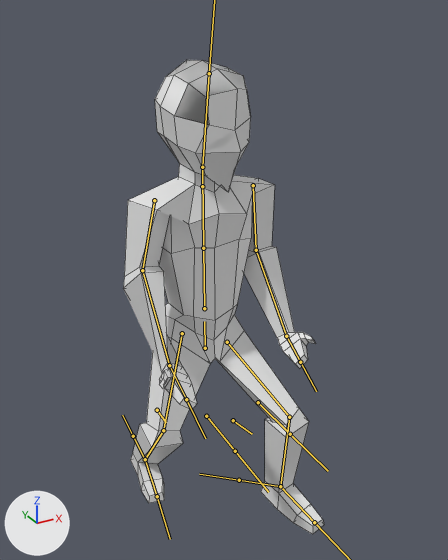
The FBX model Games Fleadh Maze Game/Assets/Character/character idle.fbx: old version first, new version second.
Before and after are seen from a 50 mm camera at (-7.5, -17.02, 14.37) aimed at (0.11, -3.18, 7.45). Every picture has the same lights, and +X, +Y and +Z are marked at lower left. Both versions are drawn at frame 2 of the action 'Armature|Library'; the numbers are the values there. The bones that bend it are drawn over the model as lines. Mesh edges are drawn as thin lines.
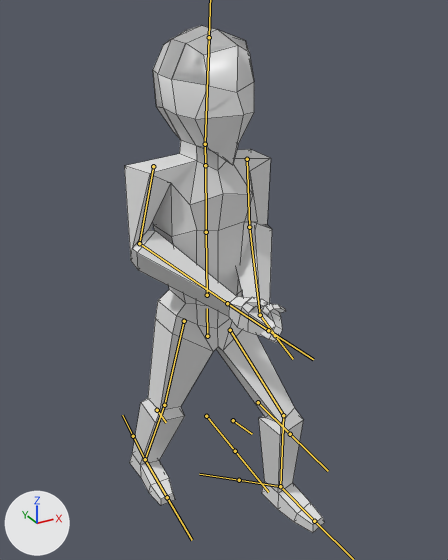
Pixel boxes [x1, y1, x2, y2] of what changed, in the pictures (448 x 560 px):
'Cube', posed (7% taller): before [123, 60, 324, 534]; after [124, 26, 325, 532]
bone 'hip', root to tip: before (205, 348) to (204, 321); after (207, 336) to (207, 308)
bone 'chest', root to tip: before (203, 248) to (202, 175); after (206, 232) to (205, 153)
bone 'head', root to tip: before (202, 167) to (209, 73); after (205, 144) to (209, 37)
bone 'L upper arm', root to tip: before (253, 185) to (256, 250); after (247, 159) to (249, 227)
bone 'L lower arm', root to tip: before (256, 250) to (286, 336); after (249, 227) to (260, 315)
bone 'L hand', root to tip: before (286, 336) to (300, 362); after (260, 315) to (275, 335)
bone 'R upper arm.001', root to tip: before (154, 200) to (142, 270); after (153, 166) to (139, 243)
bone 'R lower arm.001', root to tip: before (142, 270) to (169, 365); after (139, 243) to (227, 303)
bone 'R hand.001', root to tip: before (169, 365) to (186, 399); after (227, 303) to (268, 330)
bone 'L upper leg', root to tip: before (227, 342) to (289, 417); after (230, 330) to (283, 415)
bone 'L lower leg', root to tip: before (289, 417) to (280, 486); after (283, 415) to (280, 486)
bone 'R upper leg.001', root to tip: before (182, 333) to (163, 430); after (184, 321) to (164, 405)
bone 'R lower leg.001', root to tip: before (163, 430) to (145, 459); after (164, 405) to (145, 459)
bone 'R foot.001', root to tip: before (145, 459) to (157, 496); after (145, 459) to (167, 497)

What the commit changed:
Bone 'hip' (bone_hip) moves from (-0.07, -1.69, 2.31) to (-0.16, -1.08, 2.66).
Bone 'chest' (bone_chest) is rescaled from (1.0, 1.0, 1.0) to (1.03, 1.03, 1.03).
Bone 'head' (bone_head) turns from (13, 6, 3) to (6, 5, 1) degrees about its own x, y and z.
Bone 'L upper arm' (bone_l_upper_arm) moves from (0.01, -0.05, 0.0) to (0.09, -0.46, 0.23).
Bone 'L upper arm' (bone_l_upper_arm) turns from (-87, -1, 1) to (-85, 5, 5) degrees about its own x, y and z.
Bone 'L lower arm' (bone_l_lower_arm) turns from (3, -24, -32) to (-29, -34, -38) degrees about its own x, y and z.
Bone 'L hand' (bone_l_hand) turns from (-48, -35, -22) to (-27, 0, -43) degrees about its own x, y and z.
Bone 'R upper arm.001' (bone_r_upper_arm_001) moves from (0.0, 0.0, 0.0) to (-0.12, -0.04, 0.28).
Bone 'R upper arm.001' (bone_r_upper_arm_001) turns from (-72, -38, -12) to (-63, -30, -26) degrees about its own x, y and z.
Bone 'R lower arm.001' (bone_r_lower_arm_001) turns from (-19, 22, 31) to (-71, 17, -1) degrees about its own x, y and z.
Bone 'R hand.001' (bone_r_hand_001) turns from (88, 72, 47) to (17, -14, -27) degrees about its own x, y and z.
Bone 'L upper leg' (bone_l_upper_leg) turns from (53, -7, 14) to (38, -4, 13) degrees about its own x, y and z.
Bone 'L lower leg' (bone_l_lower_leg) turns from (-12, 6, 59) to (-10, 3, 42) degrees about its own x, y and z.
Bone 'R upper leg.001' (bone_r_upper_leg_001) turns from (14, -6, -19) to (-7, -10, -7) degrees about its own x, y and z.
Bone 'R lower leg.001' (bone_r_lower_leg_001) turns from (23, -9, 45) to (8, 0, 12) degrees about its own x, y and z.
Bone 'R foot.001' (bone_r_foot_001) turns from (37, 5, 0) to (16, 10, 6) degrees about its own x, y and z.
